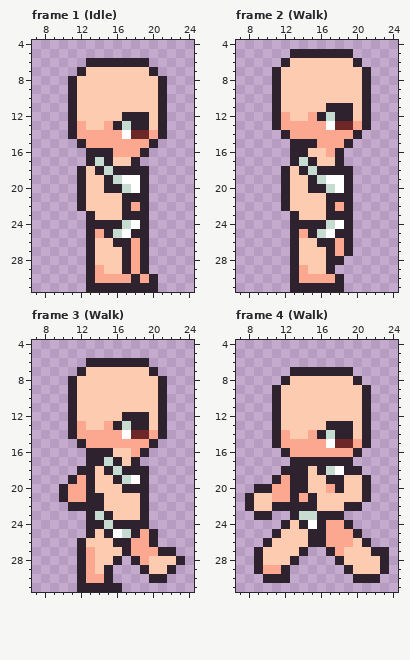
Pixel-art file, stored at assets/Player.aseprite. That is the earlier state.
32x34 pixels, 18 frames. Shown: frame 1 (Idle): x 7..24, y 4..31; frame 2 (Walk): x 7..24, y 4..31; frame 3 (Walk): x 7..24, y 4..31; frame 4 (Walk): x 7..24, y 4..31. The old version is drawn lined up with the new one, on the new canvas. The commit also changed other frames, which this record leaves out.
The same view after the edit:
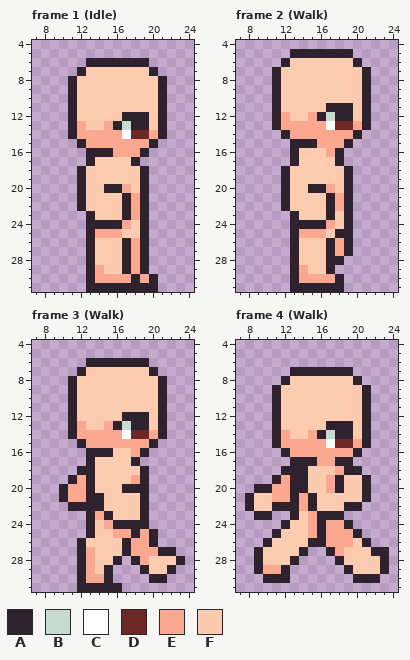
Palette (. is transparent): A #2e222f  B #c7dcd0  C #ffffff  D #6e2727  E #fca790  F #fdcbb0
The edit:
canvas 32x34 -> 32x32, the old top-left corner now at 0,-2 (the part of the old canvas that was cut away was empty and is not shown)
Changed rows in their new state; - is an unchanged pixel.
Frame 1 (Idle):
first column x 14:
17 FF---
18 FFFFF
19 -FFFF
20 ---EF
21 ----E
23 ----E
24 ---EF
25 -EEFF
26 --F--
Frame 2 (Walk):
first column x 14:
16 F----
17 FF---
18 FFFFF
19 -FFFF
20 ---EF
21 ----E
23 ----F
24 ---EF
25 -EEF-
26 --F--
Frame 3 (Walk):
first column x 14:
17 FFF--
18 -FFFF
19 --FFE
first column x 14:
23 E---
24 FE--
25 -FEE
26 --F-
Frame 4 (Walk):
first column x 14:
17 --EE-
18 --FFE
19 ---E-
22 E----
23 FE---
24 FE---
25 -E---
